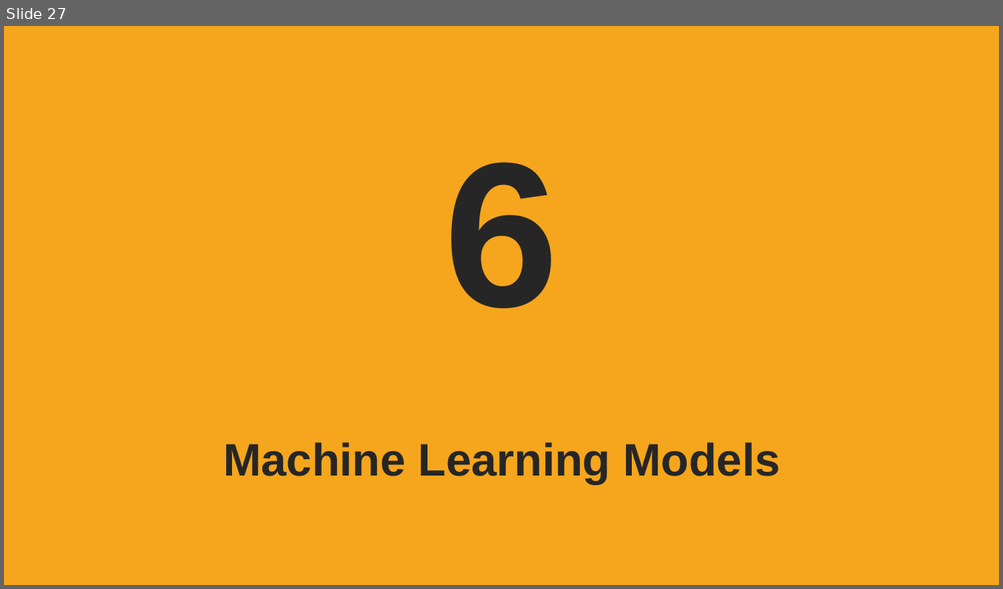
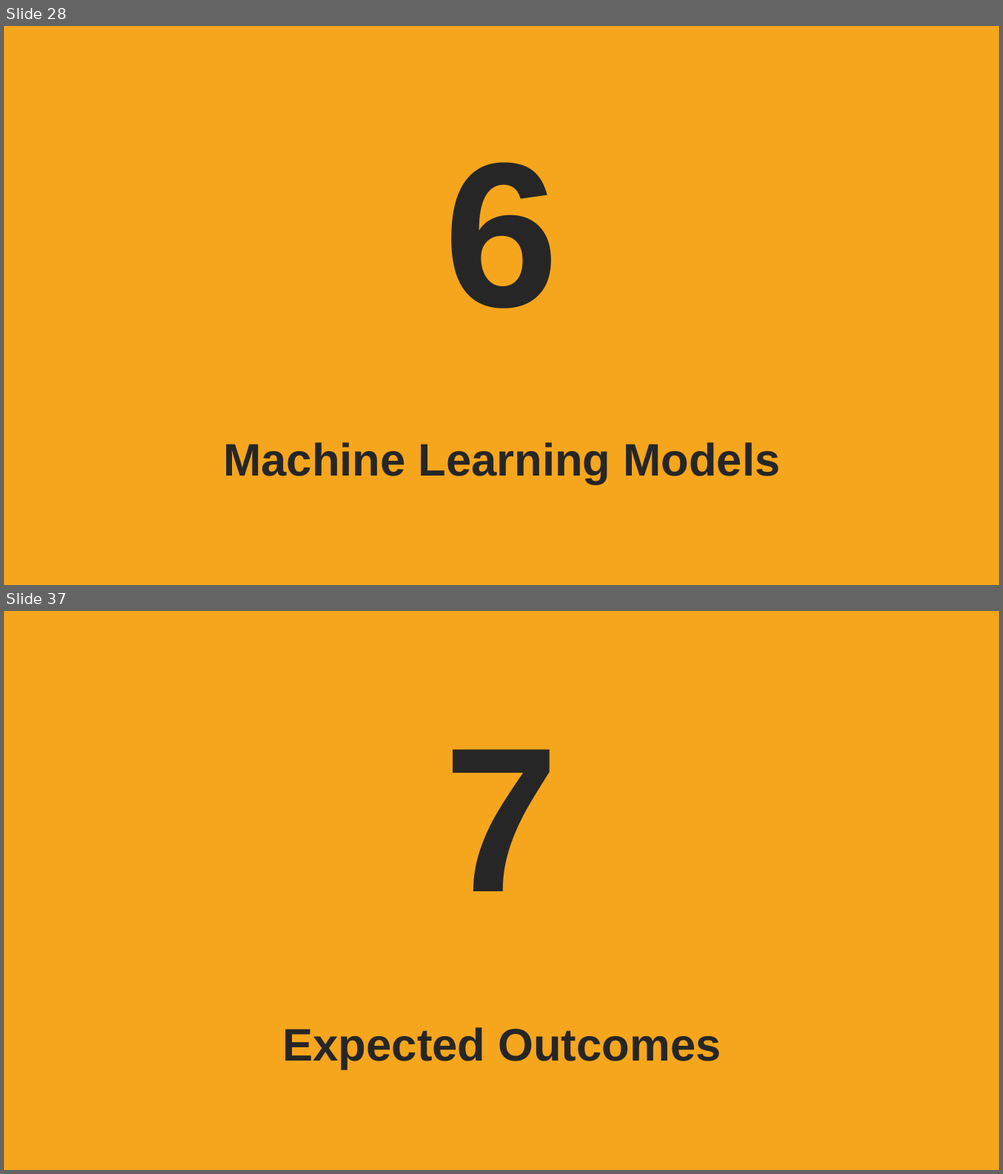
Before and after one commit to DATA-606-SPRING-2022/Jin_DATA606, a slide deck: presentation/Project_Presentation_Final.pptx. Shown one above the other, each under a label of ours: slide 27 before the commit, slides 28 and 37 after it; the slides between them are not shown. The pictures are 1003x589 and 1003x1174 pixels, drawn with LibreOffice and Linux fonts; fonts in the diff are those of the drawing; background and template pictures are left out. Boxes give left, top, right and bottom in pixels: in the first picture for what was removed or moved away, otherwise in the second. Text is boxed around its words. In the diff, an @@ line names an element or a change of style, - is before the commit and + after.

```diff
--- a/presentation/Project_Presentation_Final.pptx
+++ b/presentation/Project_Presentation_Final.pptx
@@ slide 37 added at (4,611,999,1170), background #FFFFFF; not listed: 1 template element that a slide beside it also shows @@
@@ text added at (444,749,558,891), 199 pt, text #262626, bold @@
+7
@@ text added at (283,1028,720,1070), 44 pt, text #262626, bold @@
+Expected Outcomes
@@ what was slide 27 is now slide 28 @@
```
Also in this commit, not shown: 9 slides changed, 5 other slides added, 4 slides removed, 4 other files.
